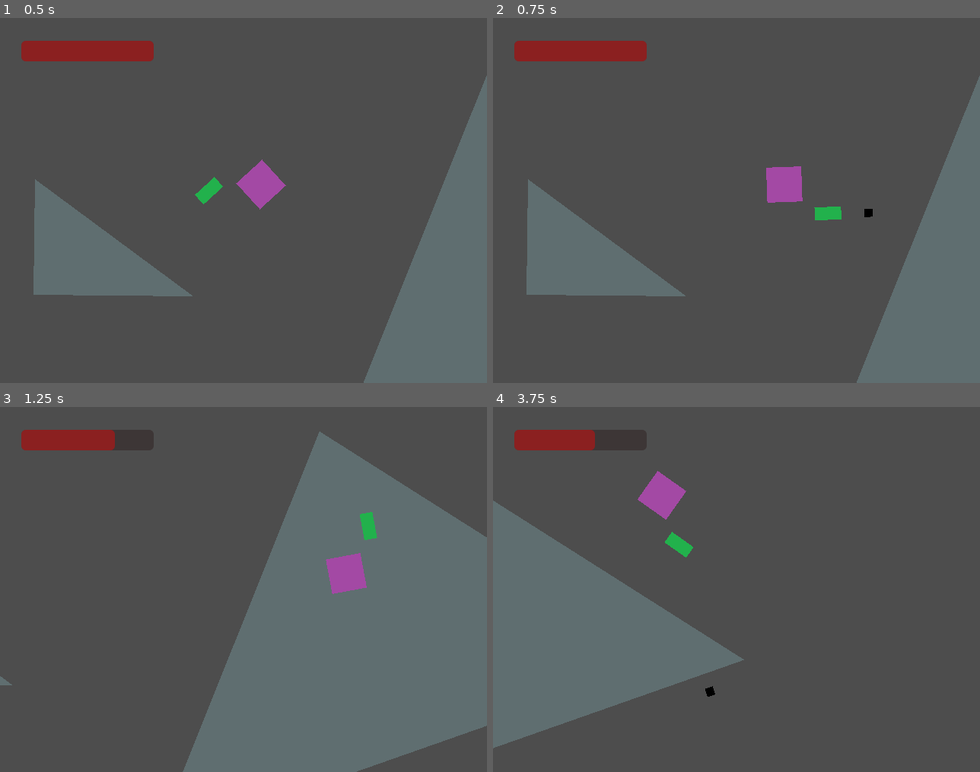
Above: before the commit, frames 1-4 (two rows, left to right).
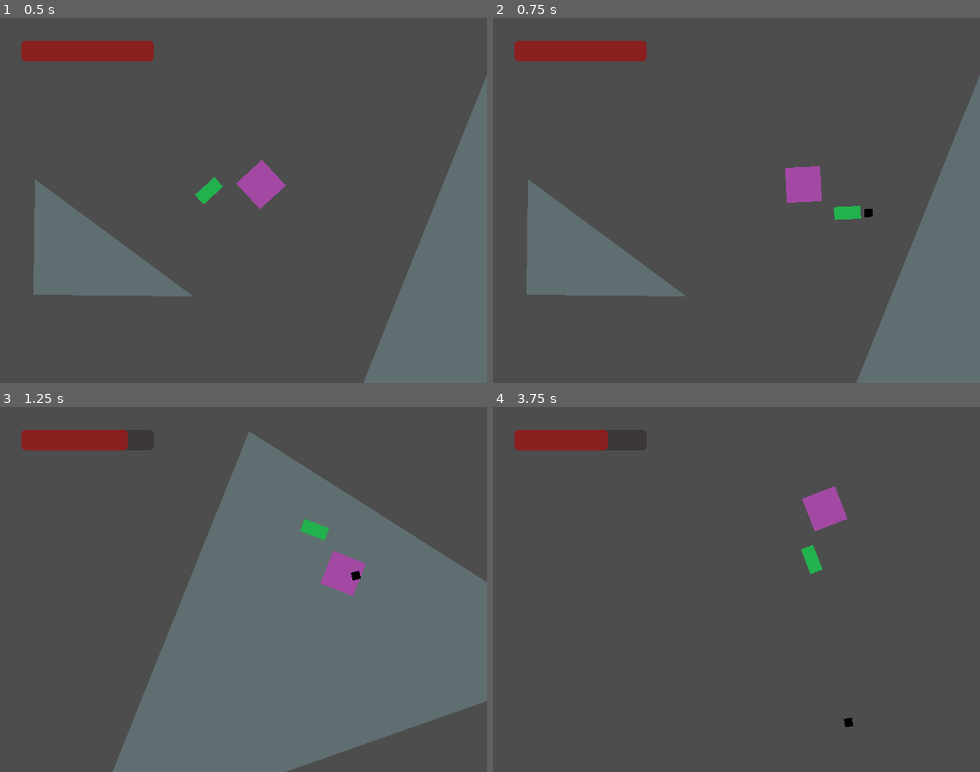
Above: after the commit, the same moments.

Repository: tehlyre/document1
Game: Godot game, scene res://scenes/main.tscn
The game is run twice, just before and just after one commit, with the same random seed, the same clock (stepped at 60 frames per second) and the same inputs.
Inputs (mouse positions are in pixels of both pictures, inside the frame that each line leads up to):
- Up to frame 1 (0.5 s): no input
- Up to frame 2 (0.75 s): tap Enter at 0.5 s; move the mouse to (843, 182) at 0.52 s; press the mouse at (843, 182) at 0.53 s; hold Right (right) from 0.53 s (still down)
- Up to frame 3 (1.25 s): keep holding Right (right)
- Up to frame 4 (3.75 s): move the mouse to (639, 607) at 1.27 s; release Right (right) at 1.28 s; release the mouse at (639, 607) at 1.28 s; hold Down (down) 1.28-2.03 s; click (639, 607) at 1.35 s; move the mouse to (785, 509) at 2.02 s; press the mouse at (785, 509) at 2.03 s; hold Right (right) 2.03-2.78 s; move the mouse to (712, 662) at 2.77 s; release the mouse at (712, 662) at 2.78 s; hold Up (up) 2.78-3.53 s; click (712, 662) at 2.85 s; move the mouse to (882, 644) at 3.52 s; press the mouse at (882, 644) at 3.53 s; hold Left (left) from 3.53 s (still down)

Frame 1 is identical in both runs. In frame 2, 1.1% of the frame differs, in the area x 56-76%, y 40-56%; in frame 3, 20%, in the area x 0-100%, y 6-100%; in frame 4, 20%.

Commit message:
Document1 commit BOTANY
implemented invertigo. Literally gave up on uniform jerk motion lol

Diff:
--- a/scripts/durdan.gd
+++ b/scripts/durdan.gd
@@ -51,7 +51,7 @@
 @export var maxspeed : float = 750 # b
 @export var maxveltime : float = 0.75 # m
 
-var acceleration : Vector2 = Vector2(0,0)
+var acceleration : float = 3000
 var initial_acceleration : float = 2*maxspeed/maxveltime
 var jerk : float = -2*maxspeed/pow(maxveltime,2)
 
@@ -70,6 +70,7 @@
 var previous_rotation : float = 0
 var in_goo : bool = false
 var exit_goo : bool = false
+var inputvec : Vector2 = Vector2(0,0)
 
 signal you_died(deded : bool)
 
@@ -132,6 +133,14 @@
 	return a*pow(x,2) + 2*b*x
 
 
+func fortitude(four : int, vector : Vector2):
+	if four == 0 or four == 1:
+		return vector.x
+	elif four == 2 or four == 3:
+		return vector.y
+	else:
+		return "you're gay"
+
 # Function void float do_the_delta_input_thing(float delta)
 # Sets global variabl rldu[i] based on previous values and the total time delta.
 # If input is depressed, rldu[i] is set to the amount of seconds since the beginning of depression,
@@ -139,40 +148,18 @@
 # Once input is released, rdlu[i] is multiplied by -1 and progressively added to until zero.
 # This is for deacceleration purposes.
 func do_the_delta_input_thing(delta):
-#	if in_goo and not exit_goo:
-#		maxspeed = maxsped*0.25
-#	elif exit_goo:
-#		maxspeed = maxsped
-	for i in 4:
-		if abs(velocityarray[i]) < 0.01:
-			print(abs(velocityarray[i]))
-##
-		if Input.get_action_strength(inputstrings[i]) == 1:
-			if abs(velocityarray[i]) < 0.01:
-				accelarray[i] = initial_acceleration
-			elif velocityarray[i] != 0.0:
-				if abs(accelarray[i]) <= 0.01:
-					accelarray[i] = 0.0
-				elif accelarray[i] != 0.0:
-					if accelarray[i] < -2000:
-						accelarray[i] = 0
-					elif accelarray[i] < -0.01:
-						accelarray[i] = -(accelarray[i])+jerk*delta
-					elif accelarray[i] > 0.01:
-						accelarray[i] = accelarray[i]+jerk*delta
-		elif Input.get_action_strength(inputstrings[i]) == 0:
-			if abs(velocityarray[i]) < 30:
-				velocityarray[i] = 0.0
-				accelarray[i] = 0.0
-			elif velocityarray[i] != 0.0:
-				if accelarray[i] < -1900:
-					accelarray[i] = 0.0
-				else:
-					accelarray[i] = accelarray[i]+jerk*delta
-					print("a")
-
-		acceleration = cirp(accelarray[0]-accelarray[1], accelarray[2]-accelarray[3])*delta
-		velocityarray[i] += accelarray[i]
+	inputvec  = Vector2(-Input.get_action_strength("left")+Input.get_action_strength("right"), -Input.get_action_strength("up")+Input.get_action_strength("down")).normalized()
+
+	if inputvec == Vector2.ZERO:
+		if velocity.length() > acceleration*delta:
+			velocity -= velocity.normalized()*acceleration*delta*11/16
+		else:
+			velocity = Vector2.ZERO
+	else:
+		velocity += inputvec*acceleration*delta
+		if velocity.length() > maxspeed:
+			velocity = velocity.normalized() * maxspeed
+
 	if Input.get_action_strength("neutral special"):
 		firing = true
 	else:
@@ -181,43 +168,6 @@
 		moment_firing = framecount
 	exit_goo = false
 
-func cirp(x : float,y : float):
-	var circle_radius = max(abs(x), abs(y))
-	return circle_radius*Vector2(x,y).normalized()
-
-# Function Vector2 accel_thingy()
-# returns proper velocity for Durdan (not acceleration lmfao)
-# uses values from array rldu[i]. Loops through r and l first due to the fact that x and y have to be assigned
-# independently. inputvel holds the return value.
-# If rldu is less than 1 or greater that 0, i.e. Durdan is accelerating, the x/y value equals v(rldu) times
-# the sign multiplier. Else if rldu is greater than or equal to 1, i.e. Durdan is at his peak velocity, the
-# x/y value equals exactly the maxspeed multiplied by the sign multiplier. Else if rldu is less than 0, i.e.
-# Durdan is deaccelerating because the sign gets flipped in do_the_delta_input_thingy, x/y value equals
-# v(rldu+(2*maxveltime)). This works because deacceleration in the velocity function is equal to values
-# greater than maxveltime, and adding 2*maxveltime to the deacceleration delta is the perfect number for
-# deacceleration.
-#func accel_thingy():
-#	# Initiation variable
-#	var inputvel = Vector2(0,0)
-#	# X axis/Right and Left
-#	for i in 2:
-#		if rldu[i] < maxveltime and rldu[i] > 0:
-#			inputvel.x += vel(rldu[i]) * velocitymultiplier[i]
-#		elif rldu[i] >= maxveltime:
-#			inputvel.x += maxspeed * velocitymultiplier[i]
-#		elif rldu[i] < 0:
-#			inputvel.x += vel(rldu[i]+2*maxveltime) * velocitymultiplier[i]
-#	# Y axis/Up and Down
-#	for i in 2:
-#		if rldu[i+2] < maxveltime and rldu[i+2] > 0:
-#			inputvel.y += vel(rldu[i+2]) * velocitymultiplier[i+2]
-#		elif rldu[i+2] >= maxveltime:
-#			inputvel.y += maxspeed * velocitymultiplier[i]
-#		elif rldu[i+2] < 0:
-#			inputvel.y += vel(rldu[i+2]+2*maxveltime) * velocitymultiplier[i+2]
-#
-#
-#	return inputvel
 
 # Function void gunner_thingy()
 # Currently fires bullets at a rate of four times per second. fps variable is the frames per second, derived
@@ -271,18 +221,13 @@
 # flick_stick(). If this value is nan, the rotation stays the same as the previous
 # frame. The current rotation is then stored in previous_rotation.
 func _physics_process(delta):
-	print(acceleration)
-	print(accelarray)
-	print(velocity)
-
-	print(cirp(7,2))
+
 
 	deltatime += delta
 	framecount += 1
 
 	var mousepos = get_viewport().get_mouse_position()
 
-	do_the_delta_input_thing(delta)
 
 	var objposition = self.get_position()
 	var objrotation = self.get_rotation_degrees()
@@ -296,7 +241,10 @@
 			self.set_rotation_degrees(previous_rotation)
 		else:
 			self.set_rotation_degrees(polar_rad_to_deg(flick_stick()).y)
-	velocity += acceleration
+
+	do_the_delta_input_thing(delta)
+	print(velocity)
+
 	move_and_slide()
 	gunner_thingy(delta)
 	previous_rotation = rotation_degrees
